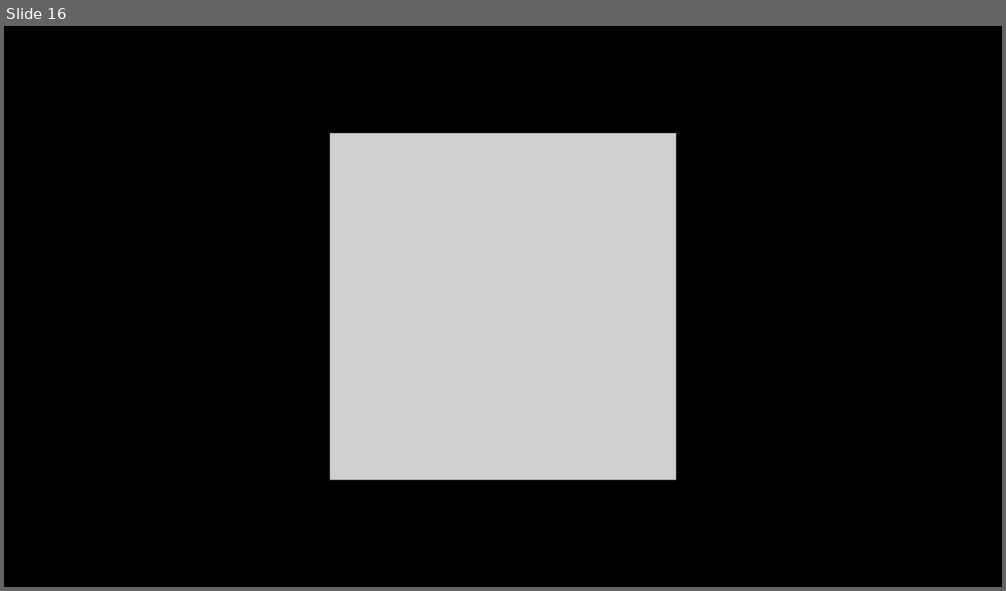
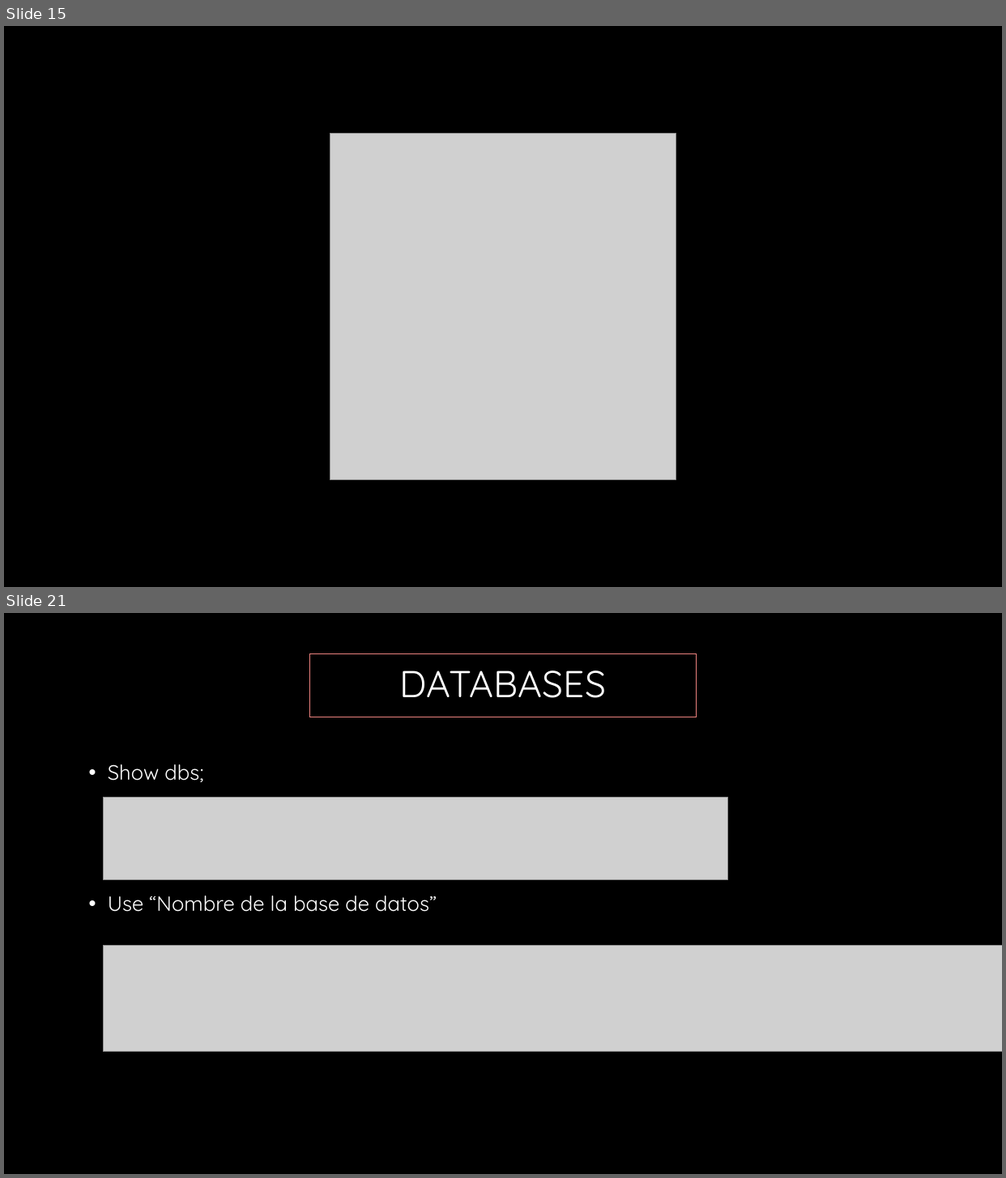
Before and after one commit to adchavesm/Curso-MongoDB, a slide deck: Introduccion a NoSql-Mongodb.pptx. Shown one above the other, each under a label of ours: slide 16 before the commit, slides 15 and 21 after it; the slides between them are not shown. The pictures are 1006x591 and 1006x1178 pixels, drawn with LibreOffice and Linux fonts; fonts in the diff are those of the drawing; grey boxes stand for pictures; background and template pictures are left out. Boxes give left, top, right and bottom in pixels: in the first picture for what was removed or moved away, otherwise in the second. Text is boxed around its words. In the diff, an @@ line names an element or a change of style, - is before the commit and + after.

```diff
--- a/Introduccion a NoSql-Mongodb.pptx
+++ b/Introduccion a NoSql-Mongodb.pptx
@@ slide 21 added at box(4, 613, 1002, 1174), background #000000 @@
@@ title added at box(309, 654, 697, 717), outline #EC827E 0.75 pt, 36 pt, text #FFFFFF @@
+DATABASES
@@ text added at box(108, 764, 437, 912), 20 pt, text #FFFFFF @@
+• Show dbs;
+• Use “Nombre de la base de datos”
@@ picture added at box(104, 797, 728, 879) @@
@@ picture added at box(104, 946, 1002, 1053) @@
@@ what was slide 16 is now slide 15 @@
```
Also in this commit, not shown: 1 slide changed, 21 other slides added, 1 slide removed, 2 other files.
